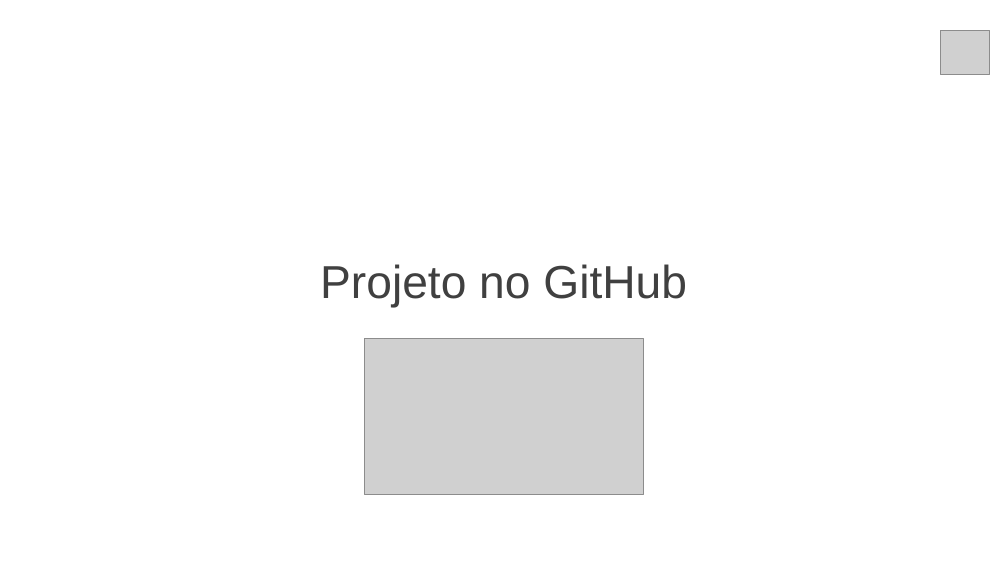
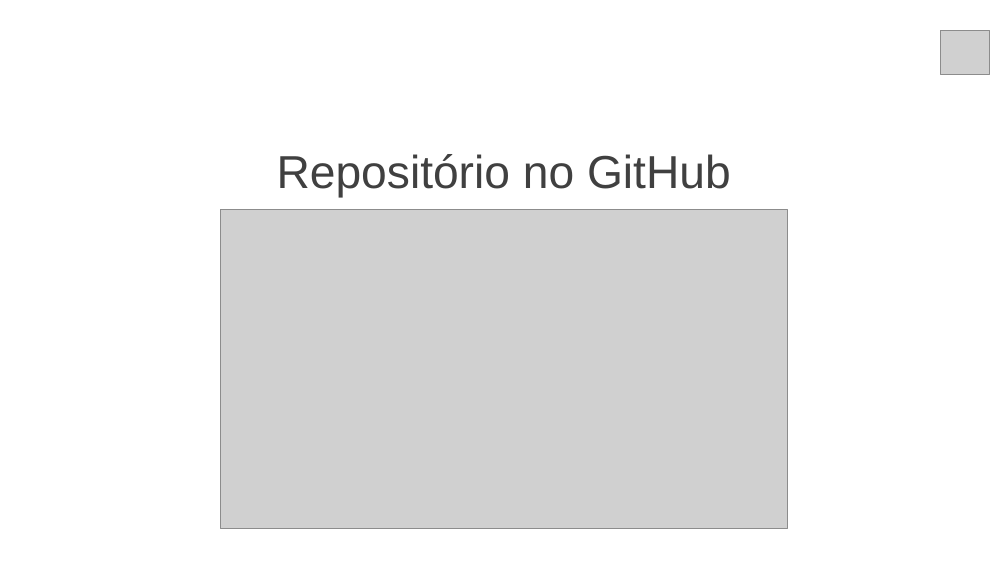
Before and after one commit to christian-raphael/projeto-bandtec, a slide deck: slide 10 of documentacao/slide-synergy.pptx (slide 11 before the commit). Drawn at 1008x567 pixels with LibreOffice and Linux fonts; fonts in the diff are those of the drawing; grey boxes stand for pictures. Boxes give left, top, right and bottom in pixels: in the first picture for what was removed or moved away, otherwise in the second. Text is boxed around its words. In the diff, an @@ line names an element or a change of style, - is before the commit and + after.

```diff
--- a/documentacao/slide-synergy.pptx
+++ b/documentacao/slide-synergy.pptx
@@ text added at [277,154,731,197], 44 pt, text #404040 @@
+Repositório no GitHub
@@ picture: place and size @@
-picture at [364,338,644,495]
+picture at [220,209,788,529]
@@ title removed at [320,264,687,308] @@
-Projeto no GitHub
```
Also in this commit, not shown: 3 other slides changed, 1 slide removed.
